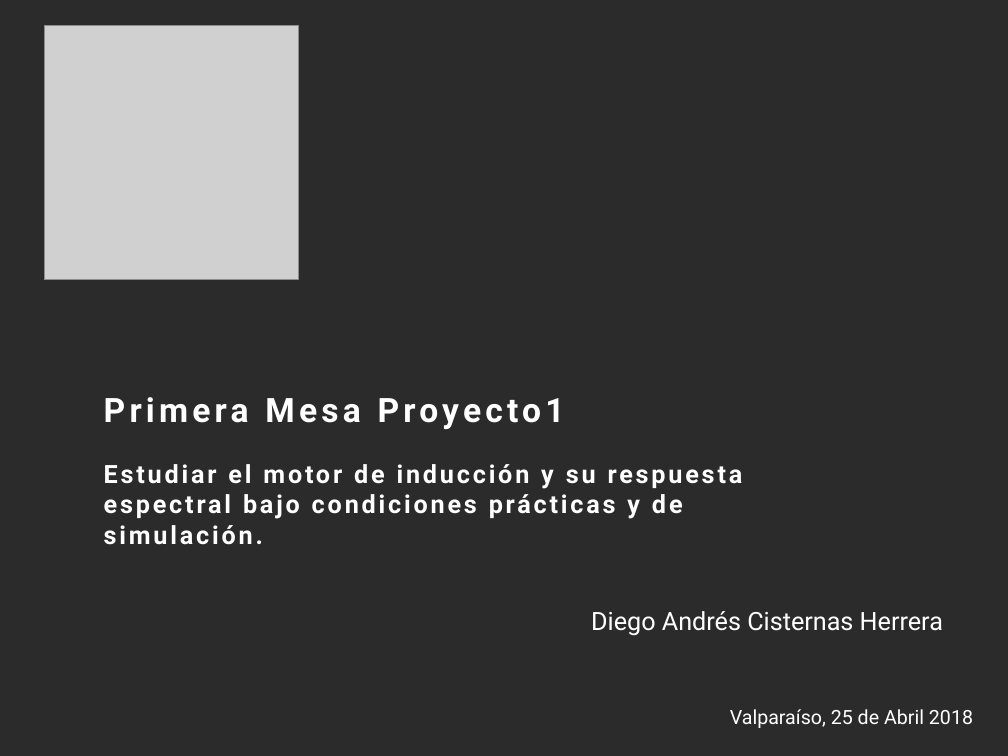
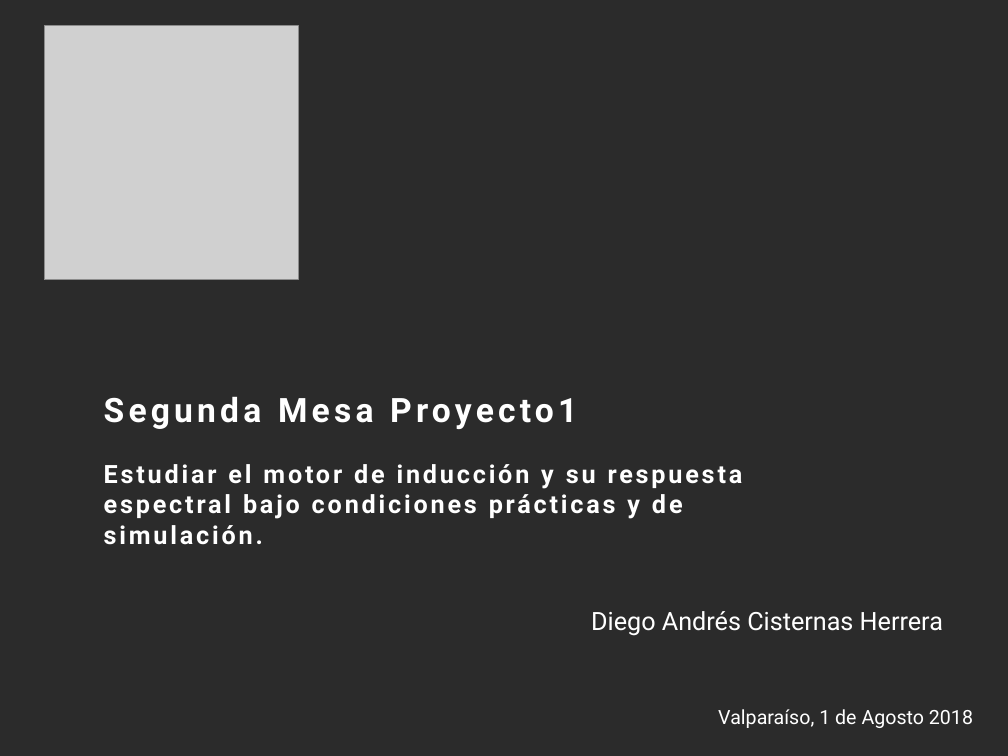
Before and after one commit to cisternashdiego/Proyecto1, a slide deck: slide 1 of Segunda Mesa.pptx. Drawn at 1008x756 pixels with LibreOffice and Linux fonts; fonts in the diff are those of the drawing; grey boxes stand for pictures; background and template pictures are left out; a plain dark background stands for a picture behind light text. Boxes give left, top, right and bottom in pixels: in the first picture for what was removed or moved away, otherwise in the second. Text is boxed around its words. In the diff, an @@ line names an element or a change of style, - is before the commit and + after.

Commit message:
por fin, segunda mesa ok!

```diff
--- a/Segunda Mesa.pptx
+++ b/Segunda Mesa.pptx
@@ text at <box>104,396,577,429</box>: text changed @@
-Primera Mesa Proyecto1
+Segunda Mesa Proyecto1
@@ text at <box>718,709,973,728</box>: text changed @@
-Valparaíso, 25 de Abril 2018
+Valparaíso, 1 de Agosto 2018
```
Also in this commit, not shown: 6 other slides changed, 5 slides added, 4 slides removed, 2 other files.
